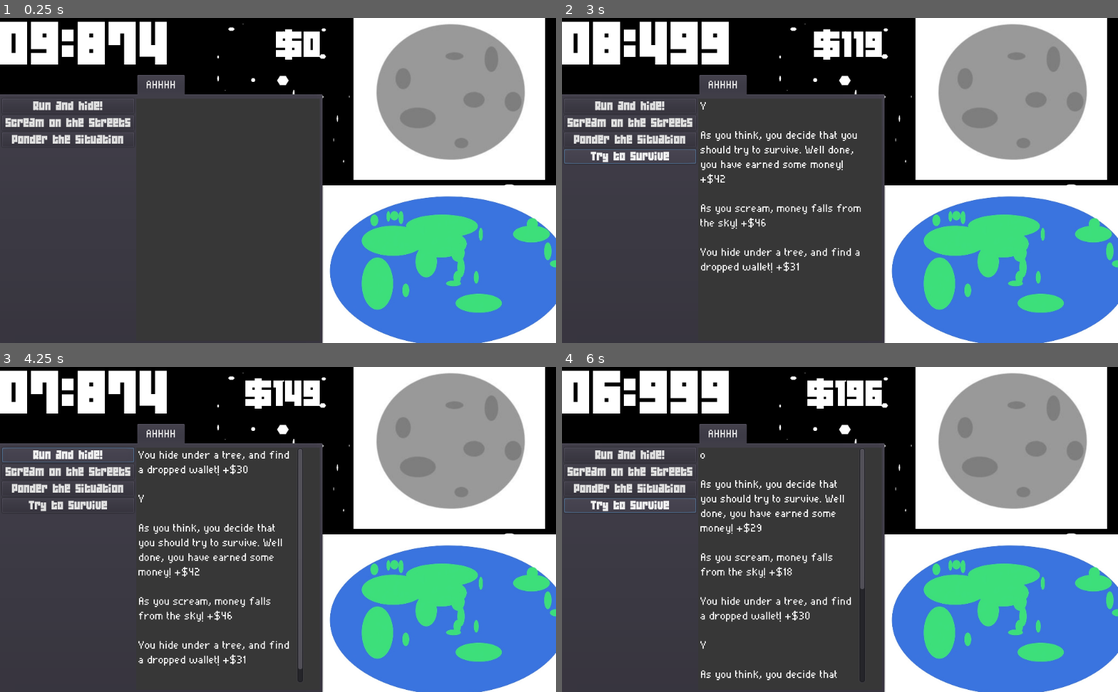
Above: before the commit, frames 1-4 (two rows, left to right).
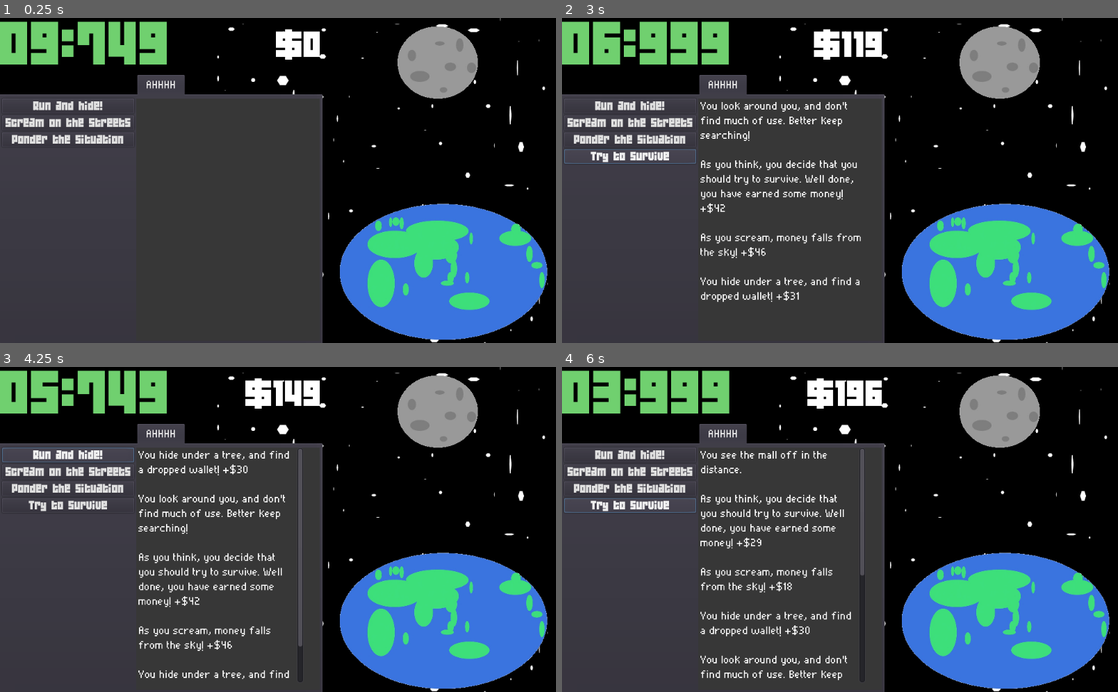
Above: after the commit, the same moments.

Repository: AngelOnFira/ludum-50
Game: Godot game, scene res://Main.tscn
Two runs of this game, one before a commit and one after it. Both use one fixed random seed, a clock stepped at 60 frames per second and the inputs below.
Inputs:
- Up to frame 1 (0.25 s): no input
- Up to frame 2 (3 s): click "Run and hide!" at 0.5 s; click "Scream on the streets" at 1.25 s; click "Ponder the situation" at 2 s; click "Try to survive" at 2.75 s
- Up to frame 3 (4.25 s): click "Run and hide!" at 3.5 s
- Up to frame 4 (6 s): click "Scream on the streets" at 4.25 s; click "Ponder the situation" at 5 s; click "Try to survive" at 5.75 s

The runs differ from the first frame. In frame 1, 29% of the frame differs, in the area x 0-100%, y 0-100%; in frame 2, 32%; in frame 3, 32%; in frame 4, 32%.

Commit message:
Fixed time multiplier

Diff:
--- /dev/null
+++ b/Assets/Fonts/MaskShader.tres
@@ -0,0 +1,24 @@
+[gd_resource type="ShaderMaterial" load_steps=2 format=2]
+
+[sub_resource type="Shader" id=1]
+code = "shader_type canvas_item;
+
+uniform vec4 mask_color: hint_color = vec4(1.0, 1.0, 1.0, 1.0);
+uniform vec4 tex_color: hint_color = vec4(1.0, 1.0, 1.0, 1.0);
+
+void fragment() {
+	vec4 color_a = texture(TEXTURE, UV);
+	vec3 color = color_a.rgb;
+	float a = color_a.a;
+
+	if(color.r > 0.8 && color.g > 0.8 && color.b > 0.8) {
+		a = 0.0;
+	}
+
+	COLOR = vec4(color.r, color.g, color.b, a);
+}"
+
+[resource]
+shader = SubResource( 1 )
+shader_param/mask_color = Color( 1, 1, 1, 1 )
+shader_param/tex_color = Color( 1, 1, 1, 1 )
--- a/Blackboard.gd
+++ b/Blackboard.gd
@@ -6,7 +6,7 @@
 var seconds_per_life: float = 10.0
 var laptop_price = 1000
 
-var debug = true
+var debug = false
 
 var timer = 1000 * seconds_per_life
 var time_multiplier = 1.0
@@ -63,6 +63,8 @@
 
 		try_to_survive_story = try_to_survive_story[0]
 
+	print(compendium)
+
 
 func reset_game():
 	try_to_survive_story_index = 0
@@ -72,6 +74,7 @@
 
 	# Reset money
 	money = 0
+	emit_signal("decrease_money")
 
 	# Reset any non-remembered time
 	total_added_seconds_ephemeral = 0.0
@@ -90,6 +93,10 @@
 # Queue a story message to show at the next death
 signal queue_story(text)
 
+signal increase_time()
+
+signal decrease_money()
+
 # Get the multiplier for time
 func update_time_multiplier():
 	# Collect times from the compendium
@@ -99,10 +106,11 @@
 		if "seconds_added" in entry:
 			compentium_time_added += entry["seconds_added"]
 
+
 	var total_added_time = total_added_seconds_ephemeral + compentium_time_added + seconds_per_life
 
 	# Update the time multiplier
-	time_multiplier = 1.0 + seconds_per_life / total_added_time
+	time_multiplier = seconds_per_life / total_added_time
 
 func add_to_compendium(name: String, seconds_added: float):
 	# Make sure the compendium is visible
--- a/Main.gd
+++ b/Main.gd
@@ -35,6 +35,7 @@
 ]
 
 onready var tab_container = $LeftSide/LeftSidePanel/TabContainer
+onready var animation_player = $AnimationPlayer
 
 
 # Called when the node enters the scene tree for the first time.
@@ -49,6 +50,9 @@
 	blackboard.connect("show_tab", self, "show_tab")
 	blackboard.connect("show_story", self, "show_story")
 	blackboard.connect("queue_story", self, "queue_story")
+
+	# Animations
+	blackboard.connect("decrease_money", self, "decrease_money_animation")
 
 
 # Called every frame. 'delta' is the elapsed time since the previous frame.
@@ -94,7 +98,7 @@
 
 	# Change based on the multiplier
 	blackboard.update_time_multiplier()
-	var multiplier_adjust: float = real_time_change / blackboard.time_multiplier
+	var multiplier_adjust: float = real_time_change * blackboard.time_multiplier
 
 	# Subtract time
 	blackboard.timer -= multiplier_adjust
@@ -144,3 +148,6 @@
 func queue_story(story_text: String):
 	# Add the story to the queue
 	story_queue.append(story_text)
+
+func decrease_money_animation():
+	animation_player.play("MoneyDecrease")
--- a/Main.tscn
+++ b/Main.tscn
@@ -12,6 +12,150 @@
 [ext_resource path="res://Assets/Fonts/MoneyFont.tres" type="DynamicFont" id=10]
 [ext_resource path="res://TekShop.gd" type="Script" id=11]
 [ext_resource path="res://Compendium.gd" type="Script" id=12]
+[ext_resource path="res://Assets/Fonts/MaskShader.tres" type="Material" id=13]
+
+[sub_resource type="Animation" id=1]
+resource_name = "DecreaseMoney"
+loop = true
+tracks/0/type = "value"
+tracks/0/path = NodePath("../LeftSide/LeftSidePanel/CurrencyBox/Money:modulate")
+tracks/0/interp = 1
+tracks/0/loop_wrap = true
+tracks/0/imported = false
+tracks/0/enabled = true
+tracks/0/keys = {
+"times": PoolRealArray( 0, 0.1, 1 ),
+"transitions": PoolRealArray( 1, 1, 1 ),
+"update": 0,
+"values": [ Color( 1, 1, 1, 1 ), Color( 0.717647, 0.294118, 0.294118, 1 ), Color( 1, 1, 1, 1 ) ]
+}
+
+[sub_resource type="Animation" id=2]
+resource_name = "IncreaseTime"
+loop = true
+tracks/0/type = "bezier"
+tracks/0/path = NodePath("../LeftSide/LeftSidePanel/CurrencyBox/Timer:modulate:r")
+tracks/0/interp = 1
+tracks/0/loop_wrap = true
+tracks/0/imported = false
+tracks/0/enabled = true
+tracks/0/keys = {
+"points": PoolRealArray( 1, -0.25, 0, 0.25, 0, 0.439216, -0.25, 0, 0.25, 0, 1, -0.25, 0, 0.25, 0 ),
+"times": PoolRealArray( 0, 0.2, 1 )
+}
+tracks/1/type = "bezier"
+tracks/1/path = NodePath("../LeftSide/LeftSidePanel/CurrencyBox/Timer:modulate:g")
+tracks/1/interp = 1
+tracks/1/loop_wrap = true
+tracks/1/imported = false
+tracks/1/enabled = true
+tracks/1/keys = {
+"points": PoolRealArray( 1, -0.25, 0, 0.25, 0, 0.815686, -0.25, 0, 0.25, 0, 1, -0.25, 0, 0.25, 0 ),
+"times": PoolRealArray( 0, 0.2, 1 )
+}
+tracks/2/type = "bezier"
+tracks/2/path = NodePath("../LeftSide/LeftSidePanel/CurrencyBox/Timer:modulate:b")
+tracks/2/interp = 1
+tracks/2/loop_wrap = true
+tracks/2/imported = false
+tracks/2/enabled = true
+tracks/2/keys = {
+"points": PoolRealArray( 1, -0.25, 0, 0.25, 0, 0.435294, -0.25, 0, 0.25, 0, 1, -0.25, 0, 0.25, 0 ),
+"times": PoolRealArray( 0, 0.2, 1 )
+}
+tracks/3/type = "bezier"
+tracks/3/path = NodePath("../LeftSide/LeftSidePanel/CurrencyBox/Timer:modulate:a")
+tracks/3/interp = 1
+tracks/3/loop_wrap = true
+tracks/3/imported = false
+tracks/3/enabled = true
+tracks/3/keys = {
+"points": PoolRealArray( 1, -0.25, 0, 0.25, 0, 1, -0.25, 0, 0.25, 0, 1, -0.25, 0, 0.25, 0 ),
+"times": PoolRealArray( 0, 0.2, 1 )
+}
+
+[sub_resource type="Animation" id=3]
+resource_name = "MoveAsteroid"
+length = 10.0
+tracks/0/type = "value"
+tracks/0/path = NodePath("../Asteroid:position")
+tracks/0/interp = 1
+tracks/0/loop_wrap = true
+tracks/0/imported = false
+tracks/0/enabled = true
+tracks/0/keys = {
+"times": PoolRealArray( 0, 10 ),
+"transitions": PoolRealArray( 1, 1 ),
+"update": 0,
+"values": [ Vector2( 805, 82 ), Vector2( 814, 333 ) ]
+}
+
+[sub_resource type="Animation" id=4]
+length = 0.001
+tracks/0/type = "value"
+tracks/0/path = NodePath("../Asteroid:position")
+tracks/0/interp = 1
+tracks/0/loop_wrap = true
+tracks/0/imported = false
+tracks/0/enabled = true
+tracks/0/keys = {
+"times": PoolRealArray( 0 ),
+"transitions": PoolRealArray( 1 ),
+"update": 0,
+"values": [ Vector2( 805, 82 ) ]
+}
+tracks/1/type = "bezier"
+tracks/1/path = NodePath("../LeftSide/LeftSidePanel/CurrencyBox/Timer:modulate:r")
+tracks/1/interp = 1
+tracks/1/loop_wrap = true
+tracks/1/imported = false
+tracks/1/enabled = true
+tracks/1/keys = {
+"points": PoolRealArray( 0.439216, -0.25, 0, 0.25, 0 ),
+"times": PoolRealArray( 0 )
+}
+tracks/2/type = "bezier"
+tracks/2/path = NodePath("../LeftSide/LeftSidePanel/CurrencyBox/Timer:modulate:g")
+tracks/2/interp = 1
+tracks/2/loop_wrap = true
+tracks/2/imported = false
+tracks/2/enabled = true
+tracks/2/keys = {
+"points": PoolRealArray( 0.815686, -0.25, 0, 0.25, 0 ),
+"times": PoolRealArray( 0 )
+}
+tracks/3/type = "bezier"
+tracks/3/path = NodePath("../LeftSide/LeftSidePanel/CurrencyBox/Timer:modulate:b")
+tracks/3/interp = 1
+tracks/3/loop_wrap = true
+tracks/3/imported = false
+tracks/3/enabled = true
+tracks/3/keys = {
+"points": PoolRealArray( 0.435294, -0.25, 0, 0.25, 0 ),
+"times": PoolRealArray( 0 )
+}
+tracks/4/type = "bezier"
+tracks/4/path = NodePath("../LeftSide/LeftSidePanel/CurrencyBox/Timer:modulate:a")
+tracks/4/interp = 1
+tracks/4/loop_wrap = true
+tracks/4/imported = false
+tracks/4/enabled = true
+tracks/4/keys = {
+"points": PoolRealArray( 1, -0.25, 0, 0.25, 0 ),
+"times": PoolRealArray( 0 )
+}
+tracks/5/type = "value"
+tracks/5/path = NodePath("../LeftSide/LeftSidePanel/CurrencyBox/Money:modulate")
+tracks/5/interp = 1
+tracks/5/loop_wrap = true
+tracks/5/imported = false
+tracks/5/enabled = true
+tracks/5/keys = {
+"times": PoolRealArray( 0 ),
+"transitions": PoolRealArray( 1 ),
+"update": 0,
+"values": [ Color( 1, 1, 1, 1 ) ]
+}
 
 [node name="Main" type="Control"]
 anchor_right = 1.0
@@ -24,14 +168,17 @@
 scale = Vector2( 0.547629, 0.53013 )
 texture = ExtResource( 4 )
 
+[node name="EarthLarge" type="Sprite" parent="."]
+material = ExtResource( 13 )
+position = Vector2( 815, 465 )
+scale = Vector2( 0.339398, 0.354563 )
+texture = ExtResource( 2 )
+
 [node name="Asteroid" type="Sprite" parent="."]
-position = Vector2( 828, 136 )
+material = ExtResource( 13 )
+position = Vector2( 805, 82 )
+scale = Vector2( 0.542493, 0.533846 )
 texture = ExtResource( 3 )
-
-[node name="EarthLarge" type="Sprite" parent="."]
-position = Vector2( 825, 463 )
-scale = Vector2( 0.389734, 0.389734 )
-texture = ExtResource( 2 )
 
 [node name="LeftSide" type="Control" parent="."]
 anchor_right = 0.58
@@ -46,6 +193,7 @@
 margin_bottom = 101.0
 
 [node name="Timer" type="Label" parent="LeftSide/LeftSidePanel/CurrencyBox"]
+modulate = Color( 0.439216, 0.815686, 0.435294, 1 )
 margin_right = 293.0
 margin_bottom = 101.0
 custom_fonts/font = ExtResource( 6 )
@@ -189,6 +337,7 @@
 margin_right = -4.0
 margin_bottom = -4.0
 script = ExtResource( 12 )
+test = NodePath("../../../../Asteroid")
 
 [node name="HBoxContainer" type="HBoxContainer" parent="LeftSide/LeftSidePanel/TabContainer/Compendium"]
 anchor_right = 1.0
@@ -241,6 +390,13 @@
 custom_fonts/font = ExtResource( 6 )
 text = "Continue"
 
+[node name="AnimationPlayer" type="AnimationPlayer" parent="."]
+root_node = NodePath("../EarthLarge")
+anims/DecreaseMoney = SubResource( 1 )
+anims/IncreaseTime = SubResource( 2 )
+anims/MoveAsteroid = SubResource( 3 )
+anims/RESET = SubResource( 4 )
+
 [connection signal="pressed" from="LeftSide/LeftSidePanel/TabContainer/AHHHH/HBoxContainer/LeftPanel/Hide1" to="LeftSide/LeftSidePanel/TabContainer/AHHHH" method="_on_Hide_pressed" binds= [ 1 ]]
 [connection signal="pressed" from="LeftSide/LeftSidePanel/TabContainer/AHHHH/HBoxContainer/LeftPanel/Hide2" to="LeftSide/LeftSidePanel/TabContainer/AHHHH" method="_on_Hide_pressed" binds= [ 2 ]]
 [connection signal="pressed" from="LeftSide/LeftSidePanel/TabContainer/AHHHH/HBoxContainer/LeftPanel/Hide3" to="LeftSide/LeftSidePanel/TabContainer/AHHHH" method="_on_Hide_pressed" binds= [ 3 ]]
Not shown: 1 places in Main.tscn that only renumber resources
